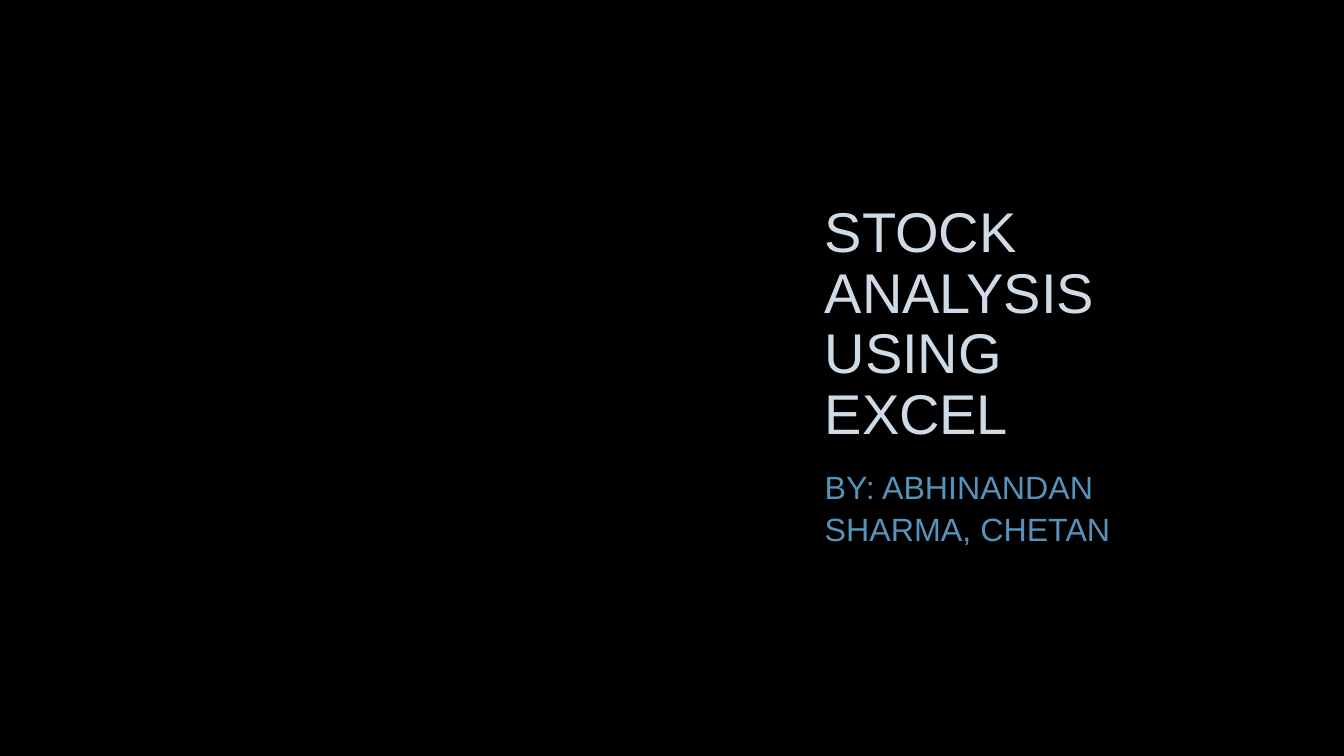
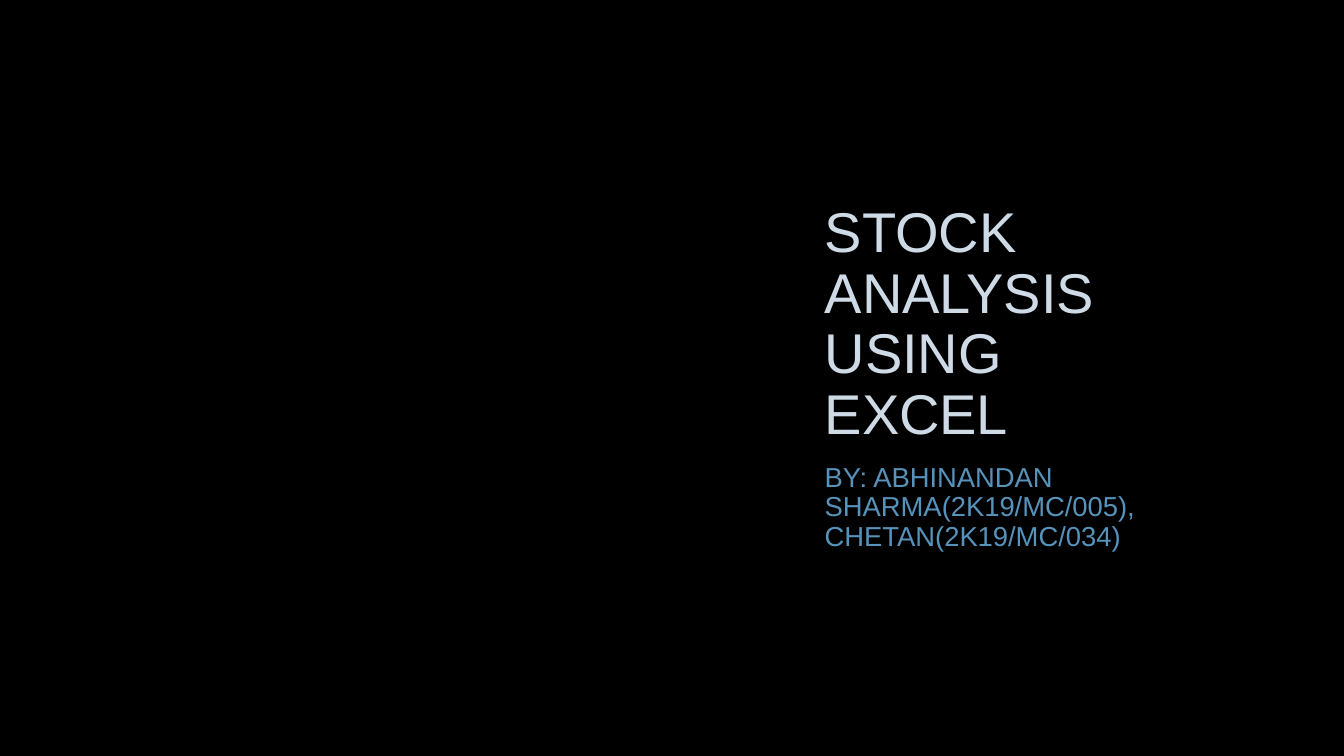
Before and after one commit to abhi-824/probability_stats, a slide deck: slide 1 of STOCK ANALYSIS USING EXCEL.pptx. Drawn at 1344x756 pixels with LibreOffice and Linux fonts; fonts in the diff are those of the drawing; background and template pictures are left out. Boxes give left, top, right and bottom in pixels: in the first picture for what was removed or moved away, otherwise in the second. Text is boxed around its words. In the diff, an @@ line names an element or a change of style, - is before the commit and + after.

Commit message:
updated presentation

```diff
--- a/STOCK ANALYSIS USING EXCEL.pptx
+++ b/STOCK ANALYSIS USING EXCEL.pptx
@@ subtitle at box(825, 468, 1135, 551): text changed; size 23 to 19.6 pt @@
-BY: ABHINANDAN SHARMA, CHETAN
+BY: ABHINANDAN SHARMA(2K19/MC/005), CHETAN(2K19/MC/034)
```
Also in this commit, not shown: 14 other slides changed, 3 slides added, 4 slides removed, 2 other files.
